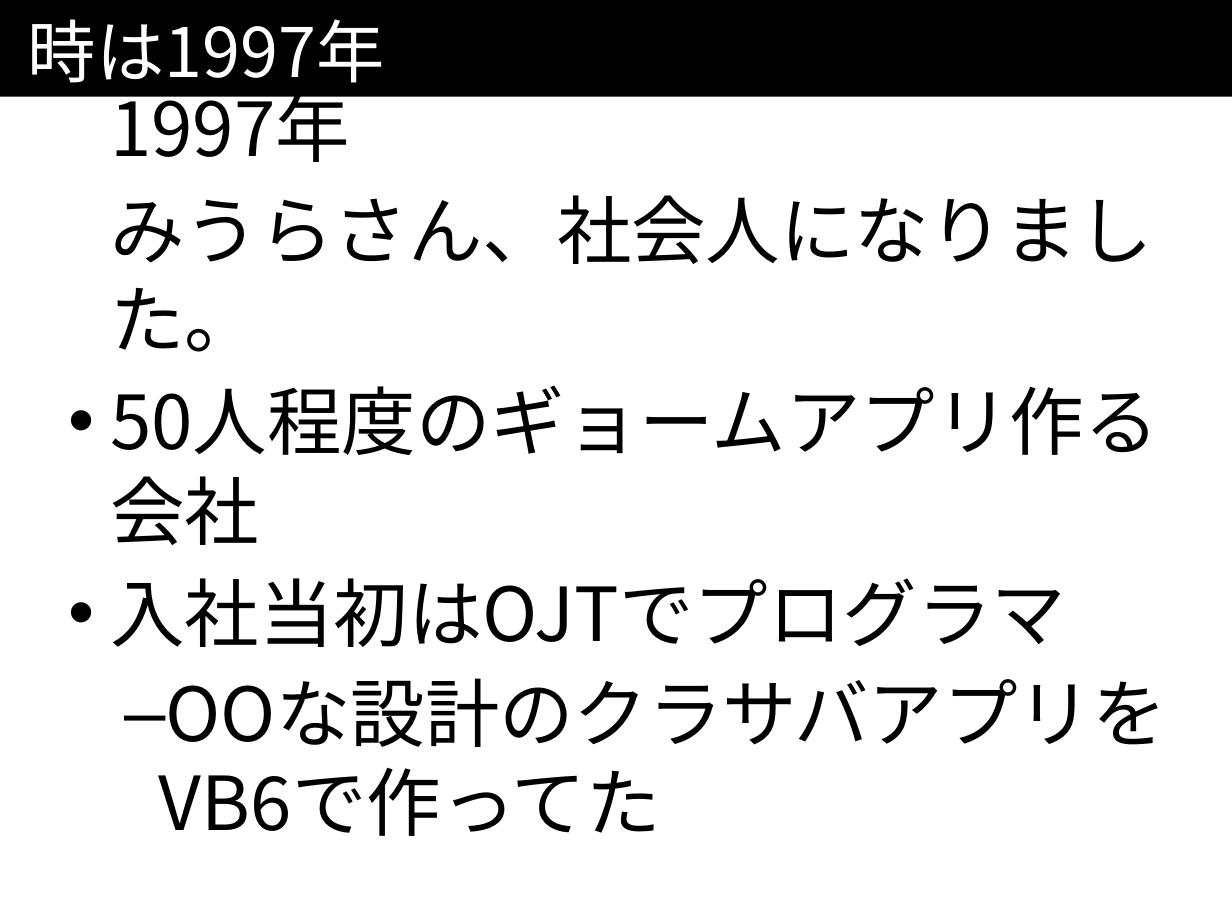
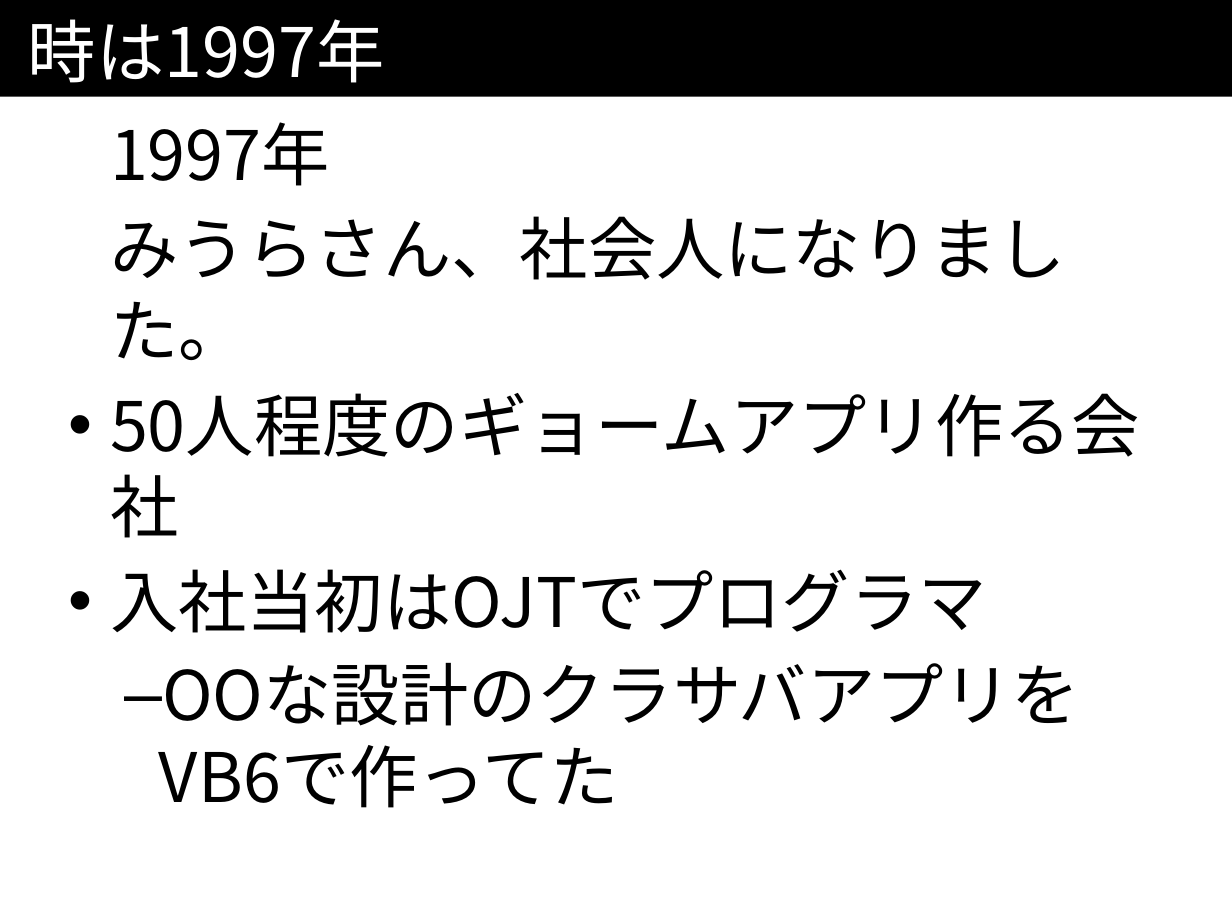
Before and after one commit to kazuhito-m/kazuhito-m.github.io, a slide deck: slide 12 of _drafts/comcamp2016.odp. Drawn at 1232x924 pixels with LibreOffice and Linux fonts; fonts in the diff are those of the drawing. Boxes give left, top, right and bottom in pixels: in the first picture for what was removed or moved away, otherwise in the second. Text is boxed around its words. In the diff, an @@ line names an element or a change of style, - is before the commit and + after.

Commit message:
一章終わりまで。]

```diff
--- a/_drafts/comcamp2016.odp
+++ b/_drafts/comcamp2016.odp
@@ text "1997年" at (110, 122, 1066, 633): size 48 to 44 pt @@
```
Also in this commit, not shown: 1 other slide changed, 12 slides added, 1 slide removed.
